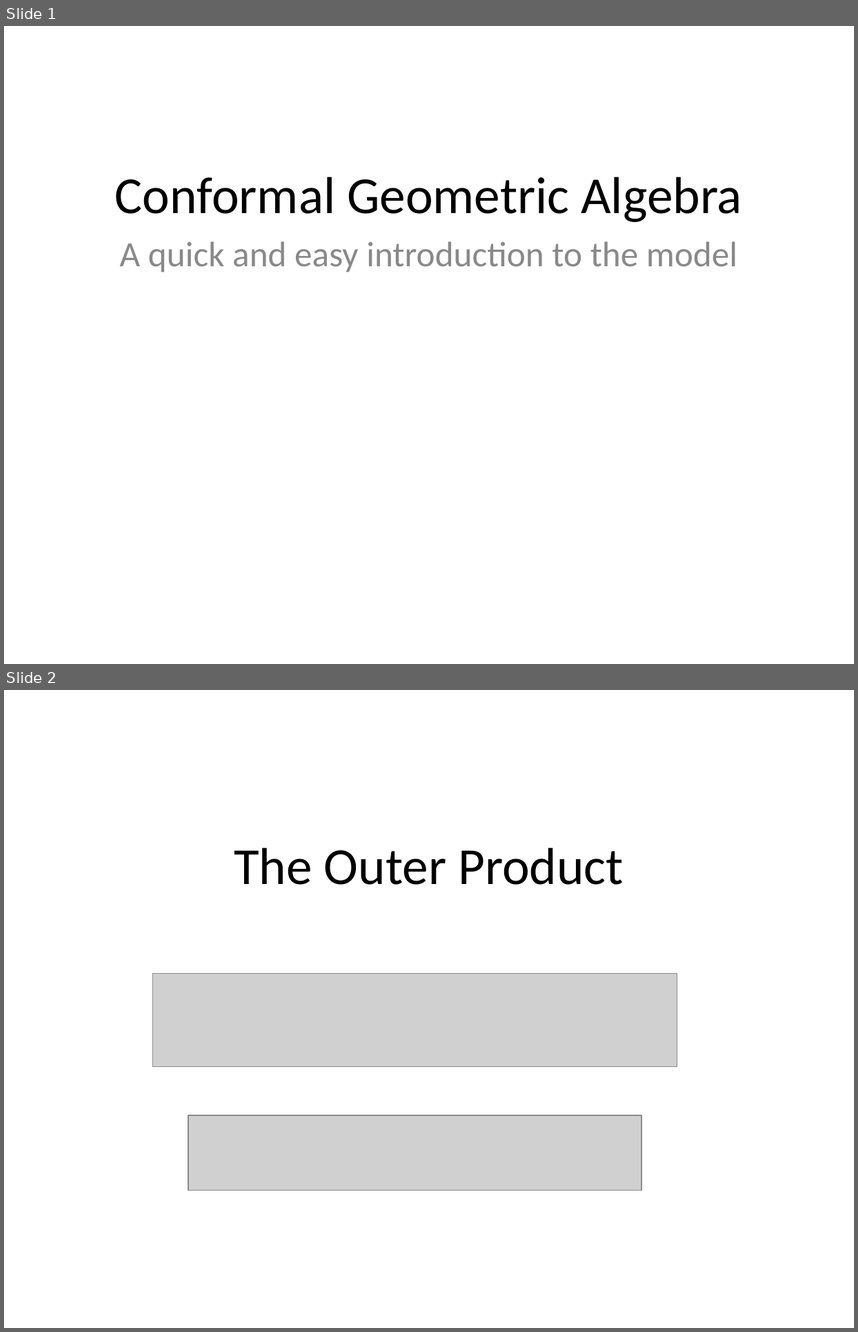
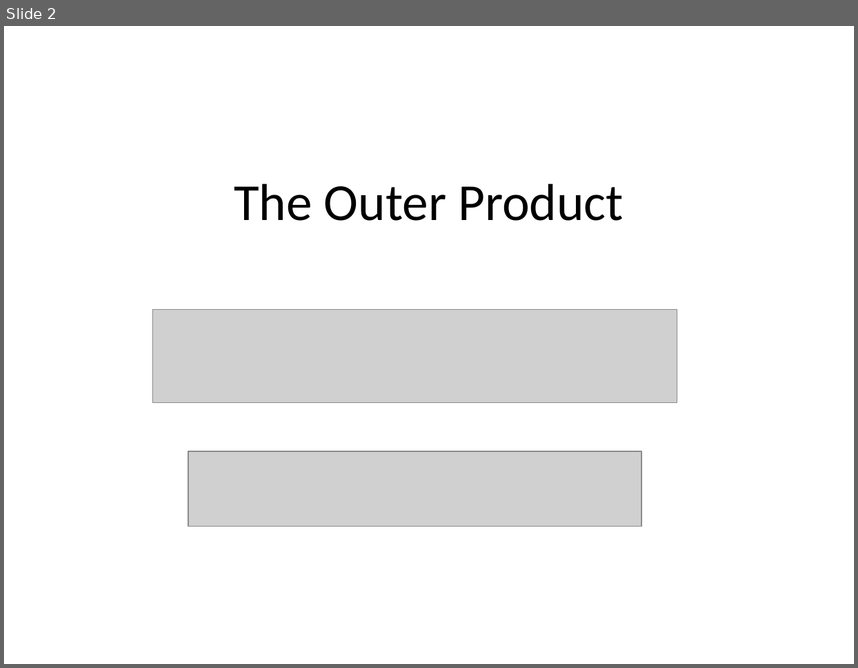
Before and after one commit to spencerparkin/GAVisTool, a slide deck: Docs/WSU_Talk/WSU_Talk.ppt. Shown one above the other, each under a label of ours: slides 1 and 2 before the commit, slide 2 after it. The pictures are 858x1332 and 858x668 pixels, drawn with LibreOffice and Linux fonts; fonts in the diff are those of the drawing; grey boxes stand for pictures. Boxes give left, top, right and bottom in pixels: in the first picture for what was removed or moved away, otherwise in the second. Text is boxed around its words. In the diff, an @@ line names an element or a change of style, - is before the commit and + after.

```diff
--- a/Docs/WSU_Talk/WSU_Talk.ppt
+++ b/Docs/WSU_Talk/WSU_Talk.ppt
@@ slide 1 removed at [4,26,854,664], background #FFFFFF @@
@@ title removed at [115,176,742,222] @@
-Conformal Geometric Algebra
@@ subtitle removed at [120,241,737,272] @@
-A quick and easy introduction to the model
```
Also in this commit, not shown: 1 slide changed, 1 slide added, 31 other files.
